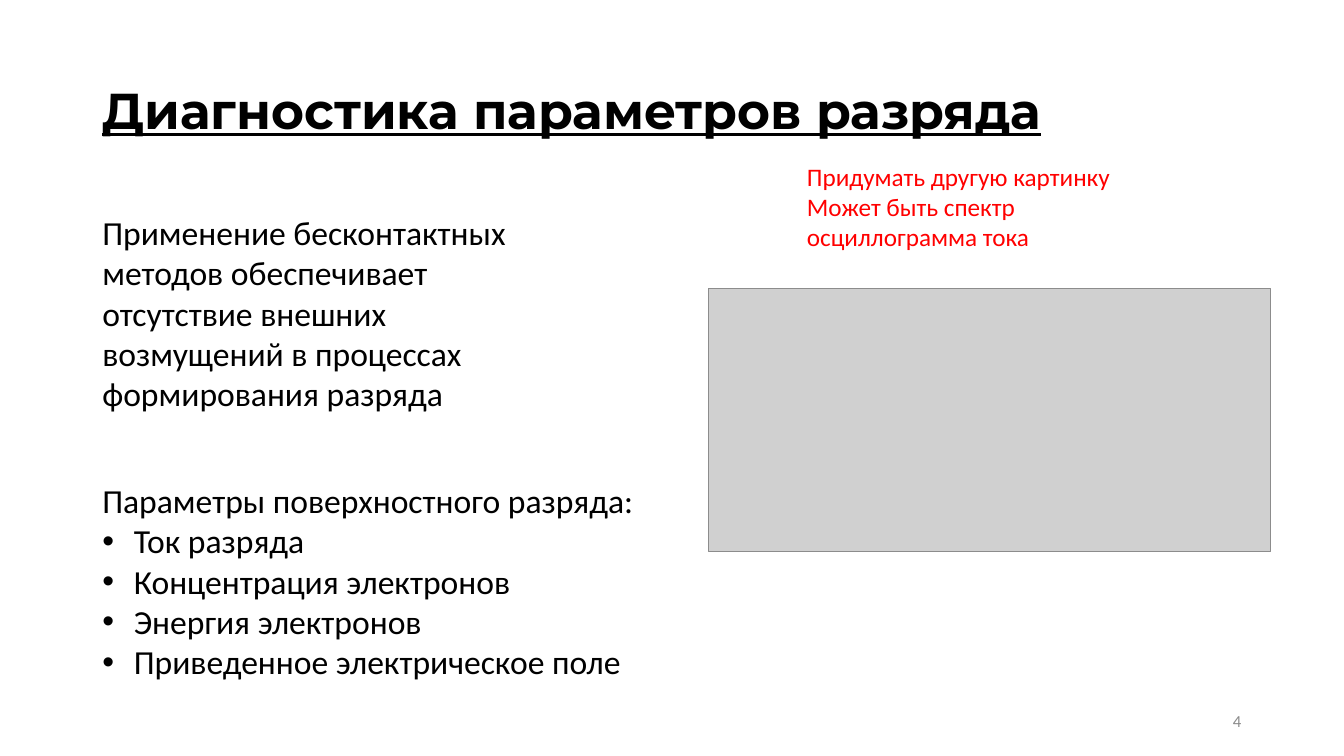
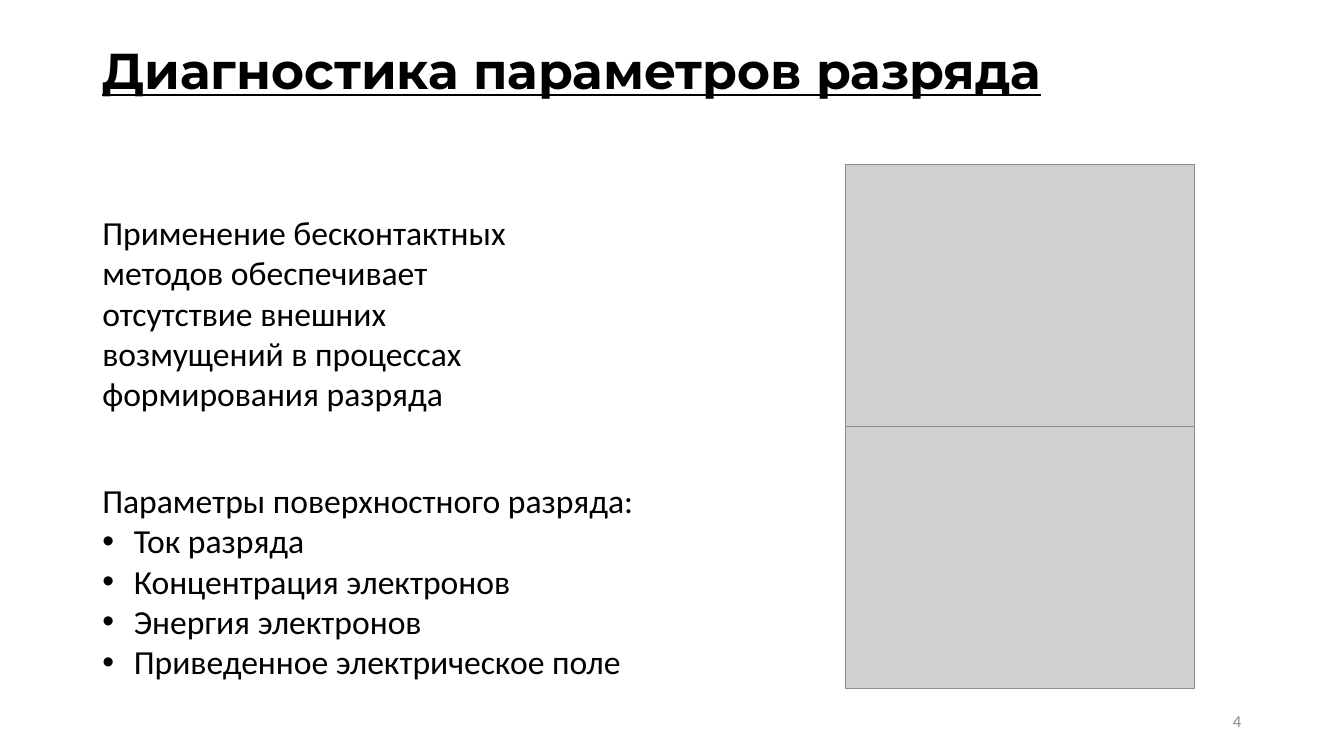
Before and after one commit to ulanich/msu, a slide deck: slide 4 of МАГ.ДИСС/предзащита.pptx. Drawn at 1344x756 pixels with LibreOffice and Linux fonts; fonts in the diff are those of the drawing; grey boxes stand for pictures. Boxes give left, top, right and bottom in pixels: in the first picture for what was removed or moved away, otherwise in the second. Text is boxed around its words. In the diff, an @@ line names an element or a change of style, - is before the commit and + after.

```diff
--- a/МАГ.ДИСС/предзащита.pptx
+++ b/МАГ.ДИСС/предзащита.pptx
@@ title "Диагностика параметров разряда": place and size @@
-title "Диагностика параметров разряда" at (102,93,1041,139)
+title "Диагностика параметров разряда" at (102,53,1041,99)
@@ text removed at (807,169,1110,250) @@
-Придумать другую картинку
-Может быть спектр осциллограмма тока
@@ picture added at (846,164,1195,426) @@
@@ picture removed at (709,288,1271,552) @@
@@ picture added at (846,426,1195,689) @@
```
Also in this commit, not shown: 12 other slides changed, 2 slides added, 2 slides removed.
